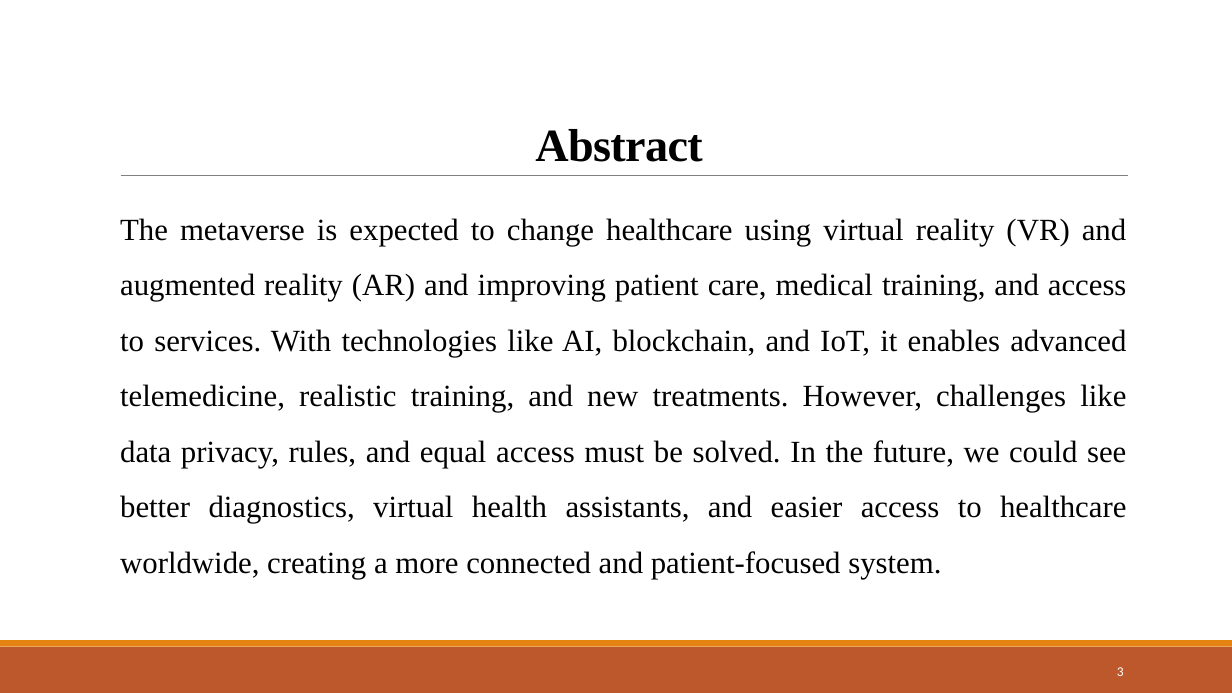
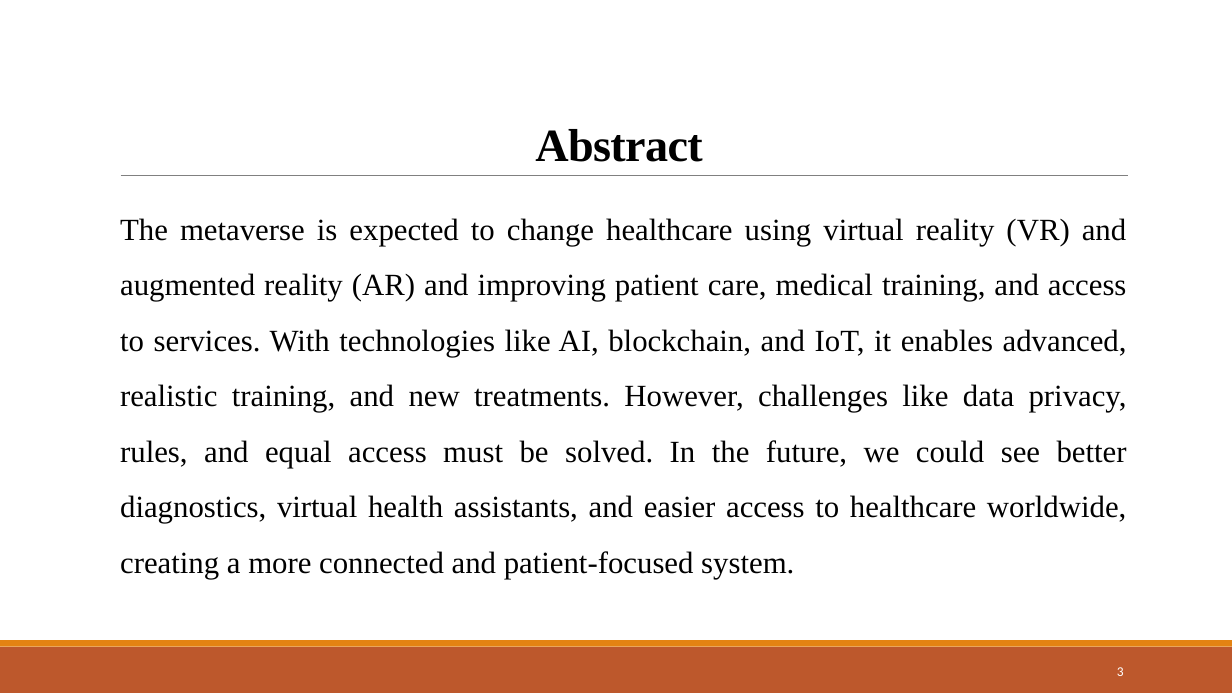
Before and after one commit to Devjethva1111/Metaverse-in-Healthcare, a slide deck: slide 3 of Seminar PPT/23MDS003 - Seminar.pptx. Drawn at 1232x693 pixels with LibreOffice and Linux fonts; fonts in the diff are those of the drawing. Boxes give left, top, right and bottom in pixels: in the first picture for what was removed or moved away, otherwise in the second. Text is boxed around its words. In the diff, an @@ line names an element or a change of style, - is before the commit and + after.

```diff
--- a/Seminar PPT/23MDS003 - Seminar.pptx
+++ b/Seminar PPT/23MDS003 - Seminar.pptx
@@ text at [120,218,1127,579]: text changed @@
-  The metaverse is expected to change healthcare using virtual reality (VR) and augmented reality (AR) and improving patient care, medical training, and access to services. With technologies like AI, blockchain, and IoT, it enables advanced telemedicine, realistic training, and new treatments. However, challenges like data privacy, rules, and equal access must be solved. In the future, we could see better diagnostics, virtual health assistants, and easier access to healthcare worldwide, creating a more connected and patient-focused system.
+  The metaverse is expected to change healthcare using virtual reality (VR) and augmented reality (AR) and improving patient care, medical training, and access to services. With technologies like AI, blockchain, and IoT, it enables advanced, realistic training, and new treatments. However, challenges like data privacy, rules, and equal access must be solved. In the future, we could see better diagnostics, virtual health assistants, and easier access to healthcare worldwide, creating a more connected and patient-focused system.
```
Also in this commit, not shown: 6 other slides changed, 1 other file.
